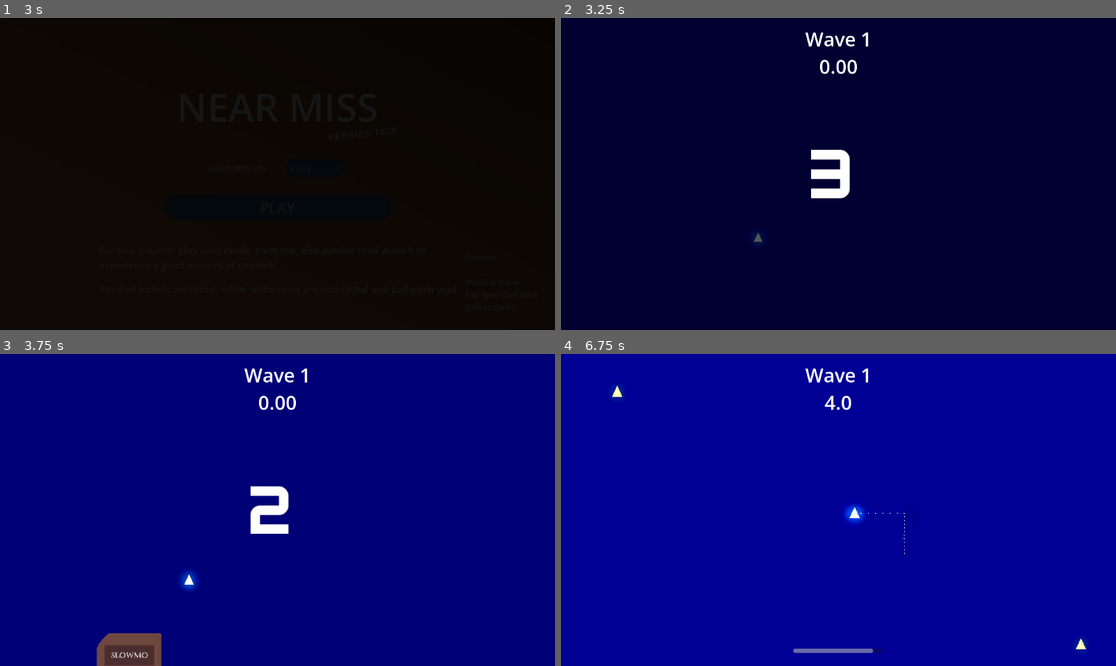
Above: before the commit, frames 1-4 (two rows, left to right).
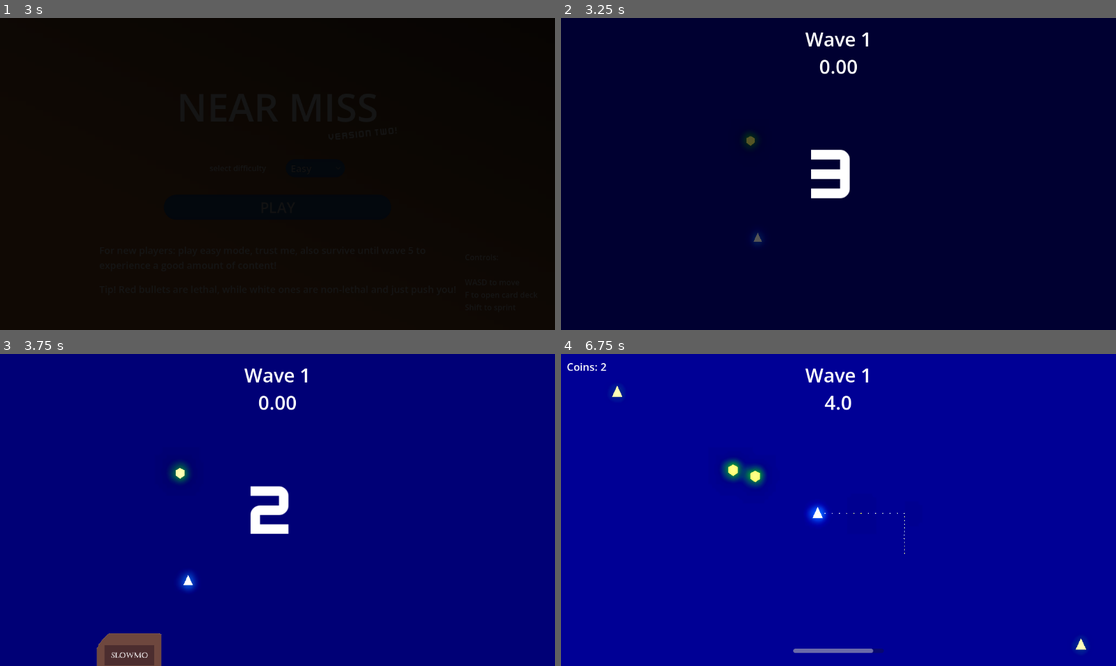
Above: after the commit, the same moments.

Repository: VeryUsual/near-miss
Game: Godot game, scene res://Scenes/MainMenu.tscn
Two runs of this game, one before a commit and one after it. Both use one fixed random seed, a clock stepped at 60 frames per second and the inputs below.
Inputs (mouse positions are in pixels of both pictures, inside the frame that each line leads up to):
- Up to frame 1 (3 s): click "Easy" at 0.5 s; click "Easy" at 1.25 s; click "PLAY" at 2 s; click "PLAY" at 2.75 s
- Up to frame 2 (3.25 s): no input
- Up to frame 3 (3.75 s): tap Enter at 3.5 s; move the mouse to (399, 494) at 3.52 s; hold D (right) from 3.53 s (still down); hold F (open_deck) from 3.53 s (still down); click (399, 494) at 3.67 s
- Up to frame 4 (6.75 s): move the mouse to (727, 525) at 4.27 s; release D (right) at 4.28 s; release F (open_deck) at 4.28 s; hold S (down) 4.28-5.03 s; tap Shift (shift) at 4.35 s; move the mouse to (894, 441) at 5.02 s; hold D (right) 5.03-5.78 s; tap Alt at 5.1 s; move the mouse to (810, 572) at 5.77 s; hold W (up) 5.78-6.53 s; tap F (open_deck) at 5.85 s; click (810, 572) at 5.92 s; move the mouse to (1005, 556) at 6.52 s; hold A (left) from 6.53 s (still down); hold Shift (shift) from 6.53 s (still down)

Frame 1 is identical in both runs. In frame 2, less than 0.1% of the frame differs, in the area x 33-37%, y 37-72%; in frame 3, 0.2%; in frame 4, 1.0%, in the area x 1-95%, y 2-95%.

Commit message:
coins and other minor things

Diff:
--- /dev/null
+++ b/Scenes/coin.tscn
@@ -0,0 +1,21 @@
+[gd_scene format=3 uid="uid://bqe0ebdnavpes"]
+
+[ext_resource type="Script" uid="uid://c35dk7j2pqd68" path="res://scripts/coin.gd" id="1_2qo34"]
+
+[sub_resource type="CircleShape2D" id="CircleShape2D_sgwqp"]
+radius = 48.0
+
+[node name="Coin" type="Node2D" unique_id=584415852]
+script = ExtResource("1_2qo34")
+
+[node name="Polygon2D" type="Polygon2D" parent="." unique_id=1388175181]
+position = Vector2(3, 2)
+color = Color(1, 1, 0, 1)
+polygon = PackedVector2Array(-3, -15, 8, -9, 8, 4, -3, 12, -14, 4, -14, -9)
+
+[node name="PickupRange" type="Area2D" parent="." unique_id=2051568561]
+
+[node name="CollisionShape2D" type="CollisionShape2D" parent="PickupRange" unique_id=1405112727]
+shape = SubResource("CircleShape2D_sgwqp")
+
+[connection signal="body_entered" from="PickupRange" to="." method="_on_pickup_range_body_entered"]
--- a/Scenes/enemy_archer.tscn
+++ b/Scenes/enemy_archer.tscn
@@ -1,6 +1,6 @@
 [gd_scene format=3 uid="uid://dxxp84ho78cqr"]
 
-[ext_resource type="Script" uid="uid://b8hqrhbw8kg31" path="res://scripts/enemy_archer.gd" id="1_mlhqj"]
+[ext_resource type="Script" uid="uid://b8hqrhbw8kg31" path="res://Scripts/enemy_archer.gd" id="1_mlhqj"]
 
 [node name="ArcherEnemy" type="CharacterBody2D" unique_id=1266776395]
 script = ExtResource("1_mlhqj")
--- a/Scenes/fadetransition.tscn
+++ b/Scenes/fadetransition.tscn
@@ -45,6 +45,18 @@
 "update": 0,
 "values": [Color(0, 0, 0, 1), Color(0, 0, 0, 0)]
 }
+tracks/1/type = "value"
+tracks/1/imported = false
+tracks/1/enabled = true
+tracks/1/path = NodePath(".:visible")
+tracks/1/interp = 1
+tracks/1/loop_wrap = true
+tracks/1/keys = {
+"times": PackedFloat32Array(0),
+"transitions": PackedFloat32Array(1),
+"update": 1,
+"values": [true]
+}
 
 [sub_resource type="AnimationLibrary" id="AnimationLibrary_5pgq3"]
 _data = {
--- a/Scenes/game.tscn
+++ b/Scenes/game.tscn
@@ -13,6 +13,7 @@
 [ext_resource type="AudioStream" uid="uid://bpdflnh3kue6u" path="res://Assets/Music/explosion.mp3" id="10_ldgsr"]
 [ext_resource type="PackedScene" uid="uid://dxxp84ho78cqr" path="res://Scenes/enemy_archer.tscn" id="12_rku1e"]
 [ext_resource type="PackedScene" uid="uid://cccylbfd1qcg1" path="res://Scenes/king_snipe.tscn" id="13_rfjv2"]
+[ext_resource type="PackedScene" uid="uid://bqe0ebdnavpes" path="res://Scenes/coin.tscn" id="14_1phco"]
 
 [sub_resource type="Environment" id="Environment_wrm1d"]
 background_mode = 3
@@ -83,6 +84,7 @@
 [node name="CanvasLayer" type="CanvasLayer" parent="." unique_id=17666568]
 
 [node name="FadeTransition" parent="CanvasLayer" unique_id=758593637 instance=ExtResource("8_v158k")]
+visible = false
 
 [node name="WaveCompleted" type="Label" parent="CanvasLayer" unique_id=78838073]
 visible = false
@@ -287,6 +289,15 @@
 layout_mode = 2
 text = "Exit to Main Menu"
 
+[node name="CoinLabel" type="Label" parent="CanvasLayer" unique_id=647076736]
+visible = false
+offset_left = 12.0
+offset_top = 11.0
+offset_right = 94.0
+offset_bottom = 42.0
+theme_override_font_sizes/font_size = 22
+text = "Coins: 0"
+
 [node name="Boundaries" type="StaticBody2D" parent="." unique_id=1093361642]
 
 [node name="CollisionShape2D" type="CollisionShape2D" parent="Boundaries" unique_id=342298608]
@@ -328,6 +339,13 @@
 
 [node name="KingSnipe" parent="." unique_id=699061258 instance=ExtResource("13_rfjv2")]
 position = Vector2(596, 309)
+
+[node name="Coin" parent="." unique_id=584415852 instance=ExtResource("14_1phco")]
+position = Vector2(333, 232)
+
+[node name="CoinSpawnTimer" type="Timer" parent="." unique_id=1119954399]
+wait_time = 1.0999999999999999
+autostart = true
 
 [connection signal="input_event" from="CanvasLayer/CardDeck/Card1Area2D" to="." method="_on_card_1_area_2d_input_event"]
 [connection signal="mouse_entered" from="CanvasLayer/CardDeck/Card1Area2D" to="." method="_on_card_1_area_2d_mouse_entered"]
@@ -339,3 +357,4 @@
 [connection signal="mouse_entered" from="CanvasLayer/CardDeck/Card3Area2D" to="." method="_on_card_3_area_2d_mouse_entered"]
 [connection signal="mouse_exited" from="CanvasLayer/CardDeck/Card3Area2D" to="." method="_on_card_3_area_2d_mouse_exited"]
 [connection signal="pressed" from="CanvasLayer/ESCMenu/VBoxContainer/ExitToMainMenu" to="." method="_on_exit_to_main_menu_pressed"]
+[connection signal="timeout" from="CoinSpawnTimer" to="." method="_on_coin_spawn_timer_timeout"]
--- a/Scenes/king_snipe.tscn
+++ b/Scenes/king_snipe.tscn
@@ -14,14 +14,14 @@
 polygon = PackedVector2Array(-34, -14, 34, -14, 0, 30)
 
 [node name="ShootTimer" type="Timer" parent="." unique_id=215342351]
-wait_time = 0.25
+wait_time = 0.12
 autostart = true
 
 [node name="Label" type="Label" parent="." unique_id=228232251]
 offset_left = -41.0
-offset_top = -55.0
+offset_top = -48.0
 offset_right = 42.0
-offset_bottom = -32.0
+offset_bottom = -25.0
 text = "King Snipe"
 horizontal_alignment = 1
 
--- a/Scenes/wavecompleted.tscn
+++ b/Scenes/wavecompleted.tscn
@@ -11,7 +11,17 @@
 grow_vertical = 2
 script = ExtResource("1_xrutj")
 
+[node name="CoinsLabel" type="Label" parent="." unique_id=90134536]
+layout_mode = 0
+offset_left = 48.0
+offset_top = 32.0
+offset_right = 153.0
+offset_bottom = 71.0
+theme_override_font_sizes/font_size = 28
+text = "Coins: 0"
+
 [node name="AbilityPicking" type="VBoxContainer" parent="." unique_id=522138728]
+visible = false
 layout_mode = 1
 anchors_preset = 15
 anchor_right = 1.0
@@ -42,7 +52,6 @@
 text = "CLEAN"
 
 [node name="UpgradePicking" type="VBoxContainer" parent="." unique_id=2011381413]
-visible = false
 layout_mode = 1
 anchors_preset = 15
 anchor_right = 1.0
@@ -75,14 +84,34 @@
 [node name="UpgradeButton1" type="Button" parent="UpgradePicking/HBoxContainer" unique_id=567929048]
 layout_mode = 2
 theme_override_font_sizes/font_size = 60
-text = "+1 speed"
+text = "+1 speed
+(10 coins)"
 
 [node name="UpgradeButton2" type="Button" parent="UpgradePicking/HBoxContainer" unique_id=215139223]
 layout_mode = 2
 theme_override_font_sizes/font_size = 60
-text = "-1 enemy spawns"
+text = "-1 enemy spawns
+(11 coins)"
+
+[node name="Control4" type="Control" parent="UpgradePicking" unique_id=1798299970]
+layout_mode = 2
+
+[node name="Control5" type="Control" parent="UpgradePicking" unique_id=249025810]
+layout_mode = 2
+
+[node name="Control6" type="Control" parent="UpgradePicking" unique_id=726637990]
+layout_mode = 2
+
+[node name="Control7" type="Control" parent="UpgradePicking" unique_id=955956517]
+layout_mode = 2
+
+[node name="SkipButton" type="Button" parent="UpgradePicking" unique_id=1896004384]
+layout_mode = 2
+theme_override_font_sizes/font_size = 36
+text = "Skip"
 
 [connection signal="pressed" from="AbilityPicking/HBoxContainer/AbilityButton1" to="." method="_on_ability_button_1_pressed"]
 [connection signal="pressed" from="AbilityPicking/HBoxContainer/AbilityButton2" to="." method="_on_ability_button_2_pressed"]
 [connection signal="pressed" from="UpgradePicking/HBoxContainer/UpgradeButton1" to="." method="_on_upgrade_button_1_pressed"]
 [connection signal="pressed" from="UpgradePicking/HBoxContainer/UpgradeButton2" to="." method="_on_upgrade_button_2_pressed"]
+[connection signal="pressed" from="UpgradePicking/SkipButton" to="." method="_on_skip_button_pressed"]
--- a/Scripts/Globals.gd
+++ b/Scripts/Globals.gd
@@ -7,3 +7,4 @@
 var wave_durations = [5, 10, 30, 40, 50, 60, 60, 60, 90, 100, 100, 100, 100, 100, 100, 100]
 var equipped_cards = ["slowmo"]
 var player_speed = 500
+var coins = 0
--- /dev/null
+++ b/Scripts/coin.gd
@@ -0,0 +1,17 @@
+extends Node2D
+
+var coinlabel
+
+func _ready() -> void:
+	coinlabel = get_tree().current_scene.get_node("CanvasLayer/CoinLabel")
+
+func _on_pickup_range_body_entered(body: Node2D) -> void:
+	if body.name == "Player":
+		Globals.coins += 1
+		var tween = get_tree().create_tween()
+		tween.tween_property(self, "global_position", get_viewport().get_canvas_transform().affine_inverse() * Vector2(25, 15), 0.25).set_ease(Tween.EASE_IN)
+		tween.chain().tween_property(self, "visible", false, 0.0)
+		tween.chain().tween_property(coinlabel, "scale", Vector2(1.1,1.1), 0.05)
+		tween.chain().tween_property(coinlabel, "text", "Coins: " + str(Globals.coins), 0.0)
+		tween.chain().tween_property(coinlabel, "scale", Vector2(1.0,1.0), 0.05)
+		tween.chain().tween_callback(queue_free)
--- a/Scripts/enemy_archer.gd
+++ b/Scripts/enemy_archer.gd
@@ -18,6 +18,8 @@
 
 func _process(delta: float) -> void:
 	if enabled:
+		$CollisionPolygon2D.disabled = false
 		visible = true
 	else:
+		$CollisionPolygon2D.disabled = true
 		visible = false
--- a/Scripts/game.gd
+++ b/Scripts/game.gd
@@ -16,6 +16,8 @@
 var environment
 
 var game_duration := 0.0
+
+var coin_scene = preload("res://Scenes/coin.tscn")
 
 var saturation_value: float = 1.0:
 	set(value):
@@ -28,6 +30,7 @@
 	environment = $WorldEnvironment.environment
 
 	$CanvasLayer/CardDeck.visible = false
+	$CanvasLayer/CoinLabel.visible = false
 
 	$CanvasLayer/WaveLabel.text = "Wave " + str(Globals.wave)
 
@@ -66,6 +69,7 @@
 
 	if Globals.wave == 4:
 		$KingSnipe.enabled = true
+		spawn_timer.wait_time = 2.2
 
 	$Camera2D.zoom = Vector2(0.7, 0.7)
 	var tween := create_tween()
@@ -73,7 +77,7 @@
 		$Camera2D,
 		"zoom",
 		Vector2(0.9, 0.9),
-		1.3
+		1.2
 	).set_trans(Tween.TRANS_SINE).set_ease(Tween.EASE_OUT)
 
 	$CanvasLayer/Countdown.scale = Vector2.ONE
@@ -186,6 +190,9 @@
 
 func _process(delta: float) -> void:
 	if game_started:
+		$CanvasLayer/CoinLabel.visible = true
+		$CanvasLayer/CoinLabel.text = "Coins: " + str(Globals.coins)
+
 		game_duration += delta
 		if (Globals.wave_durations[Globals.wave-1] - snapped(game_duration, 0.1) <= 0):
 			$CanvasLayer/WaveCompleted.show()
@@ -265,3 +272,8 @@
 
 func _on_exit_to_main_menu_pressed() -> void:
 	get_tree().change_scene_to_file("res://Scenes/MainMenu.tscn")
+
+func _on_coin_spawn_timer_timeout() -> void:
+	var coin = coin_scene.instantiate()
+	add_child(coin)
+	coin.position = Vector2(randi_range(20, 1000), randi_range(20, 600))
--- a/Scripts/game_over.gd
+++ b/Scripts/game_over.gd
@@ -7,6 +7,7 @@
 func _ready() -> void:
 	Globals.equipped_cards = ["slowmo"]
 	Globals.player_speed = 500
+	Globals.coins = 0
 
 	Globals.wave -= 1
 
--- a/Scripts/king_snipe.gd
+++ b/Scripts/king_snipe.gd
@@ -7,9 +7,9 @@
 var x = 1
 
 func _on_shoot_timer_timeout() -> void:
-	if enabled:
+	if enabled and get_tree().current_scene.game_started:
 		var bullet = non_lethal_bullet_scene.instantiate()
-		if x == 4:
+		if x == 10:
 			bullet = bullet_scene.instantiate()
 			x = 1
 		add_child(bullet)
@@ -19,6 +19,8 @@
 
 func _process(delta: float) -> void:
 	if enabled:
+		$CollisionPolygon2D.disabled = false
 		visible = true
 	else:
+		$CollisionPolygon2D.disabled = true
 		visible = false
--- a/Scripts/player.gd
+++ b/Scripts/player.gd
@@ -2,6 +2,7 @@
 
 var speed = Globals.player_speed
 var shiftingenergy = 100
+var coins = 0
 
 var gameover = false
 
--- a/Scripts/wavecompleted.gd
+++ b/Scripts/wavecompleted.gd
@@ -5,6 +5,8 @@
 func _ready() -> void:
 	if Globals.wave % 2 != 0: # if the wave isn't a multiple of 2, just go to next wave
 		next_wave()
+
+	$CoinsLabel.text = "Coins: " + str(Globals.coins)
 
 	$UpgradePicking.hide()
 	$AbilityPicking.show()
@@ -36,8 +38,22 @@
 	$UpgradePicking.show()
 
 func _on_upgrade_button_1_pressed() -> void:
-	Globals.player_speed += 50
-	next_wave()
+	if Globals.coins >= 10:
+		Globals.coins -= 10
+		Globals.player_speed += 50
+		next_wave()
+	else:
+		$UpgradePicking/HBoxContainer/UpgradeButton1.disabled = true
+		$UpgradePicking/HBoxContainer/UpgradeButton1.text = "Too poor to buy."
 
 func _on_upgrade_button_2_pressed() -> void:
+	if Globals.coins >= 11:
+		Globals.coins -= 11
+		# todo: actually implement this
+		next_wave()
+	else:
+		$UpgradePicking/HBoxContainer/UpgradeButton2.disabled = true
+		$UpgradePicking/HBoxContainer/UpgradeButton2.text = "Too poor to buy."
+
+func _on_skip_button_pressed() -> void:
 	next_wave()
Not shown, added: Scripts/coin.gd.uid
